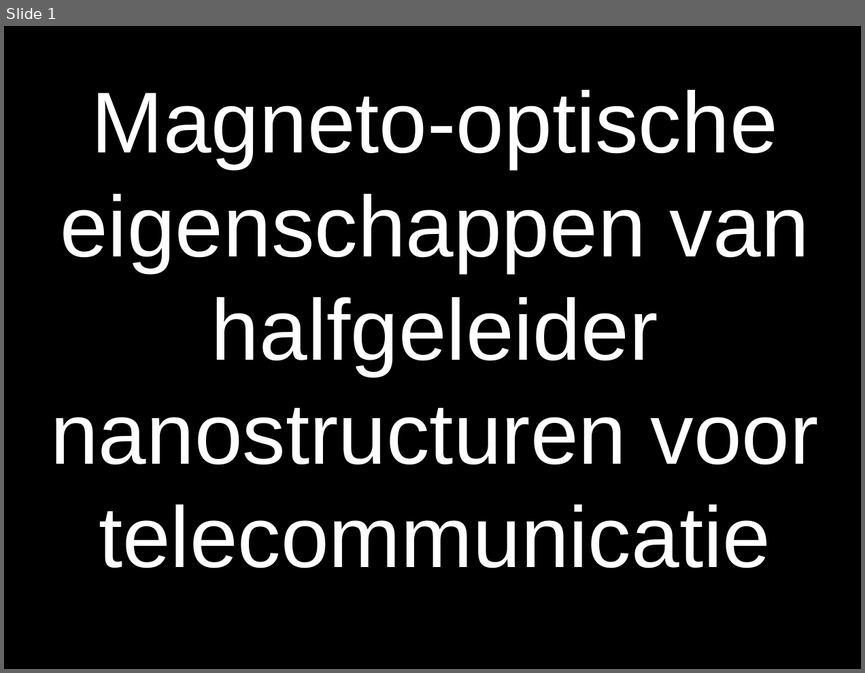
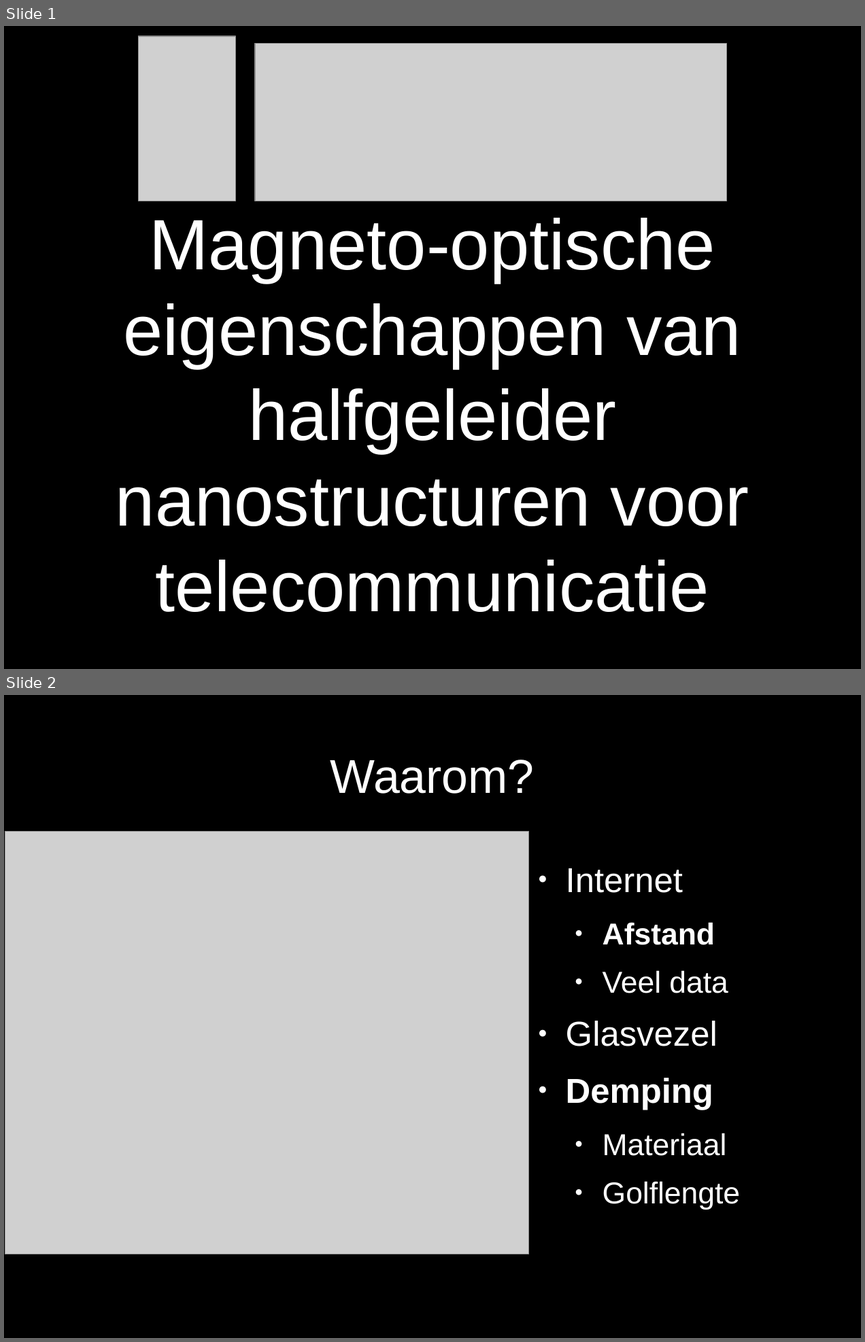
Before and after one commit to RoaldFre/ExperimenteleBasistechnieken, a slide deck: MagnetoOptisch/presentatie/presentatie.odp. Shown one above the other, each under a label of ours: slide 1 before the commit, slides 1 and 2 after it. The pictures are 865x673 and 865x1342 pixels, drawn with LibreOffice and Linux fonts; fonts in the diff are those of the drawing; grey boxes stand for pictures. Boxes give left, top, right and bottom in pixels: in the first picture for what was removed or moved away, otherwise in the second. Text is boxed around its words. In the diff, an @@ line names an element or a change of style, - is before the commit and + after.

```diff
--- a/MagnetoOptisch/presentatie/presentatie.odp
+++ b/MagnetoOptisch/presentatie/presentatie.odp
@@ slide 2 added at box(4, 695, 861, 1338), background #000000 @@
@@ title added at box(330, 760, 534, 794), 44 pt, text #FFFFFF @@
+Waarom?
@@ picture added at box(5, 831, 529, 1254) @@
@@ text added at box(566, 868, 740, 1210), 28 pt, text #FFFFFF @@
+● Internet
+  ● Afstand
+  ● Veel data
+● Glasvezel
+● Demping
+  ● Materiaal
+  ● Golflengte
@@ slide 1 changed as well @@
@@ picture added at box(139, 36, 236, 201) @@
@@ picture added at box(255, 43, 726, 201) @@
@@ title "Magneto-optische eigenschappen van halfgeleider nanostructur ...": place and size @@
-title "Magneto-optische eigenschappen van halfgeleider nanostructur ..." at box(50, 90, 818, 569)
+title "Magneto-optische eigenschappen van halfgeleider nanostructur ..." at box(116, 218, 749, 612)
@@ title "Magneto-optische eigenschappen van halfgeleider nanostructur ..." at box(116, 218, 749, 612): size 80 to 66 pt @@
```
Also in this commit, not shown: 2 other slides added, 1 slide removed, 8 other files.
